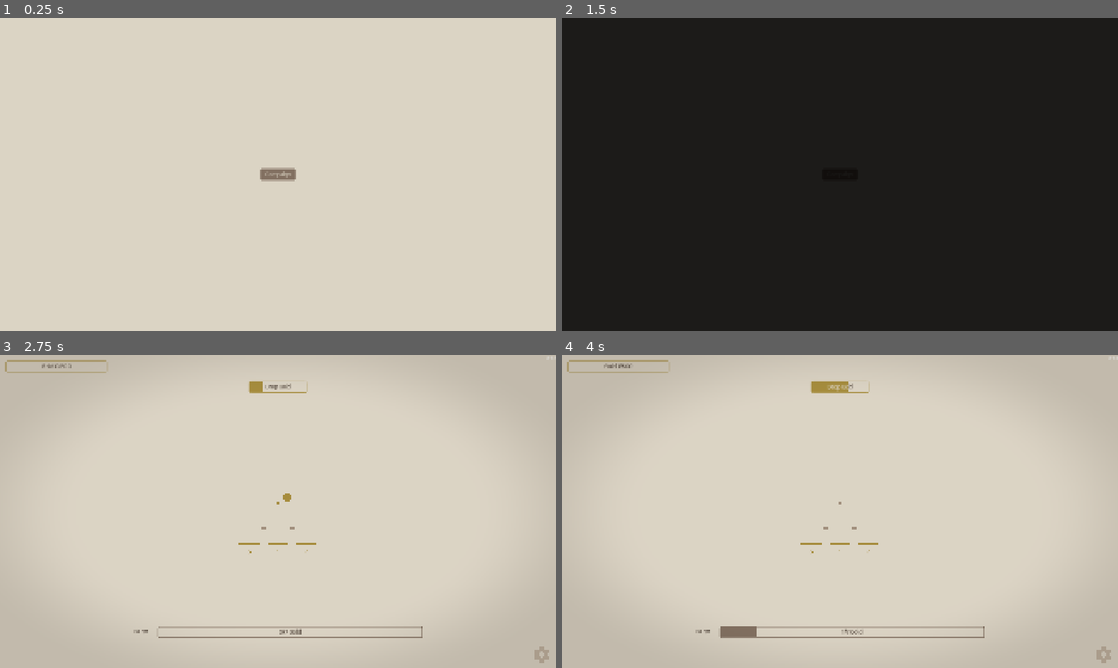
Above: before the commit, frames 1-4 (two rows, left to right).
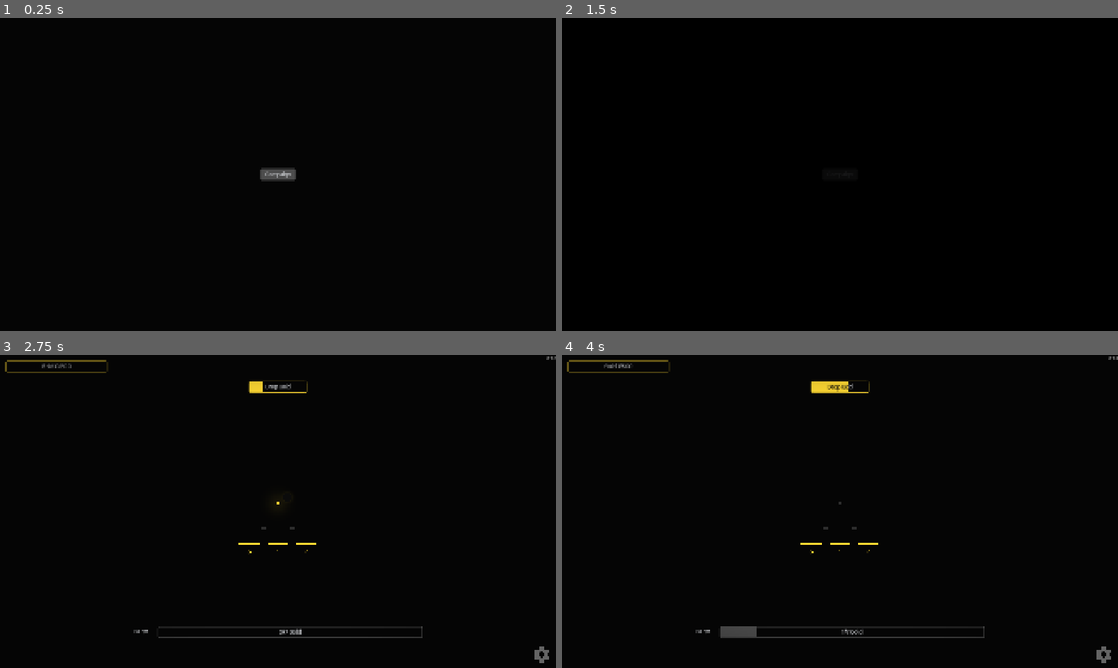
Above: after the commit, the same moments.

Repository: kjbrown-sandbox/pleenko
Game: Godot game, scene res://entities/main_menu/main_menu.tscn
Two runs of this game, one before a commit and one after it. Both use one fixed random seed, a clock stepped at 60 frames per second and the inputs below.
Inputs (mouse positions are in pixels of both pictures, inside the frame that each line leads up to):
- Up to frame 1 (0.25 s): no input
- Up to frame 2 (1.5 s): click "Campaign" at 0.5 s; click "Campaign" at 1.25 s
- Up to frame 3 (2.75 s): tap Enter at 2 s; move the mouse to (400, 495) at 2.02 s; hold Right (board_right) from 2.03 s (still down); hold Space (drop_coin) from 2.03 s (still down); click (400, 495) at 2.17 s
- Up to frame 4 (4 s): move the mouse to (728, 527) at 2.77 s; release Right (board_right) at 2.78 s; release Space (drop_coin) at 2.78 s; hold Down (challenges_down) 2.78-3.53 s; tap 1 (drop_unrefined) at 2.85 s; move the mouse to (895, 442) at 3.52 s; hold Right (board_right) from 3.53 s (still down); tap P at 3.6 s

The runs differ from the first frame. In frame 1, 100% of the frame differs, in the area x 0-100%, y 0-100%; in frame 2, 100%; in frame 3, 100%; in frame 4, 100%.

Commit message:
Always have the correct boards load in the right order

Diff:
--- a/autoloads/theme_provider/theme_provider.tscn
+++ b/autoloads/theme_provider/theme_provider.tscn
@@ -1,7 +1,7 @@
 [gd_scene format=3 uid="uid://bd5t24nqjmy8m"]
 
 [ext_resource type="Script" uid="uid://ddgdk7oji1mbd" path="res://autoloads/theme_provider/theme_provider.gd" id="1_tp"]
-[ext_resource type="Resource" uid="uid://cmex0lbdpom2m" path="res://style_lab/presets/nier_parchment.tres" id="2_dq7bl"]
+[ext_resource type="Resource" uid="uid://cvvqj1e6abhxh" path="res://style_lab/presets/glow_dark.tres" id="2_dq7bl"]
 
 [node name="ThemeProvider" type="Node" unique_id=602725034]
 script = ExtResource("1_tp")
--- a/entities/board_manager/board_manager.gd
+++ b/entities/board_manager/board_manager.gd
@@ -101,13 +101,24 @@
 
 func _spawn_board(type: Enums.BoardType) -> void:
 	var board: PlinkoBoard = BoardScene.instantiate()
-	var board_index := _boards.size()
-	board.position = Vector3(board_index * board_spacing, 0, 0)
 	add_child(board)
 	board.setup(type)
 
+	# Insert at correct tier position so board order always matches tier order
+	var tier_index := TierRegistry.get_tier_index(type)
+	var insert_at := _boards.size()
+	for i in _boards.size():
+		if TierRegistry.get_tier_index(_boards[i].board_type) > tier_index:
+			insert_at = i
+			break
+	_boards.insert(insert_at, board)
+
+	# Reposition all boards to reflect new order
+	for i in _boards.size():
+		_boards[i].position = Vector3(i * board_spacing, 0, 0)
+
 	# Only the active board's UI should be visible
-	if board_index != _active_index:
+	if insert_at != _active_index:
 		board.upgrade_section.visible = false
 		board.drop_section.visible = false
 
@@ -117,7 +128,6 @@
 		board.set_normal_autodroppers_visible(true)
 	if _advanced_autodroppers_unlocked:
 		board.set_advanced_autodroppers_visible(true)
-	_boards.append(board)
 
 func is_board_unlocked(type: Enums.BoardType) -> bool:
 	for board in _boards:
